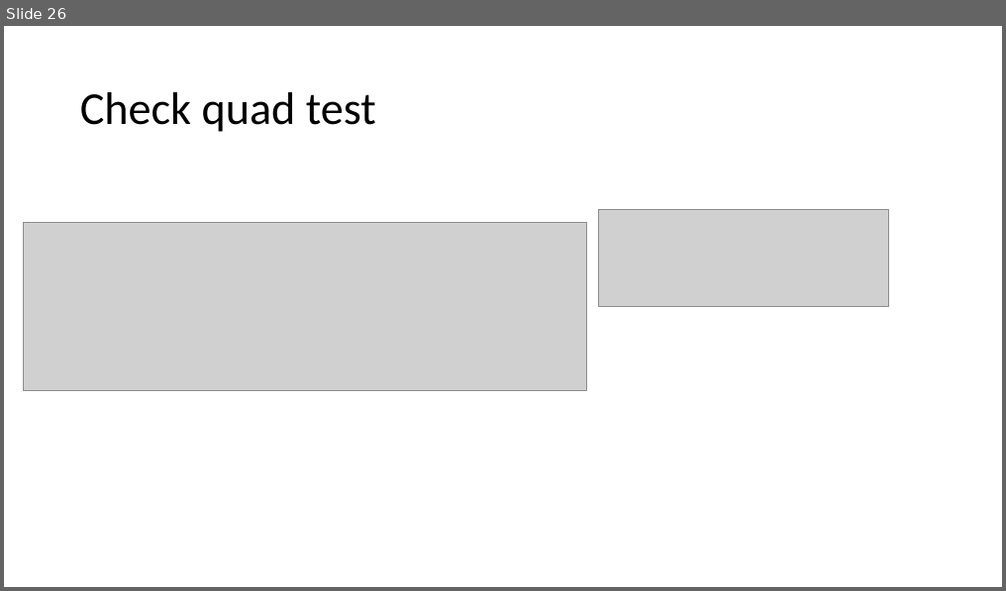
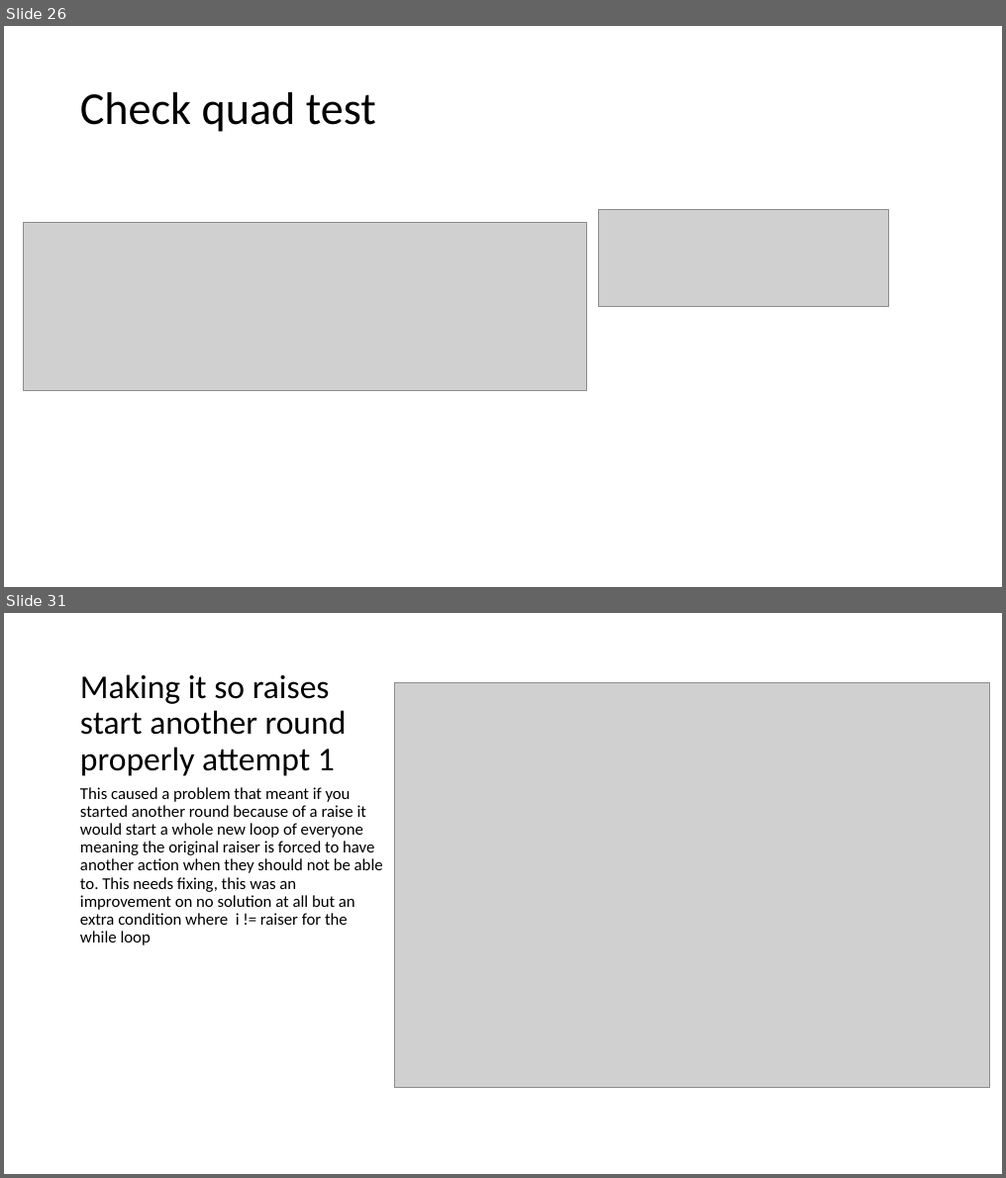
Before and after one commit to curtben1/actualCoursework, a slide deck: dev log.pptx. Shown one above the other, each under a label of ours: slide 26 before the commit, slides 26 and 31 after it; the slides between them are not shown. The pictures are 1006x591 and 1006x1178 pixels, drawn with LibreOffice and Linux fonts; fonts in the diff are those of the drawing; grey boxes stand for pictures. Boxes give left, top, right and bottom in pixels: in the first picture for what was removed or moved away, otherwise in the second. Text is boxed around its words. In the diff, an @@ line names an element or a change of style, - is before the commit and + after.

```diff
--- a/dev log.pptx
+++ b/dev log.pptx
@@ slide 31 added at (4,613,1002,1174), background #FFFFFF @@
@@ title added at (80,674,347,776), 32 pt, text #000000 @@
+Making it so raises start another round properly attempt 1
@@ picture added at (395,682,990,1087) @@
@@ text added at (80,787,383,946), 16 pt, text #000000 @@
+This caused a problem that meant if you started another round because of a raise it would start a whole new loop of everyone meaning the original raiser is forced to have another action when they should not be able to. This needs fixing, this was an improvement on no solution at all but an extra condition where i != raiser for the while loop
```
Also in this commit, not shown: 1 slide changed, 6 other slides added, 1 other file.
